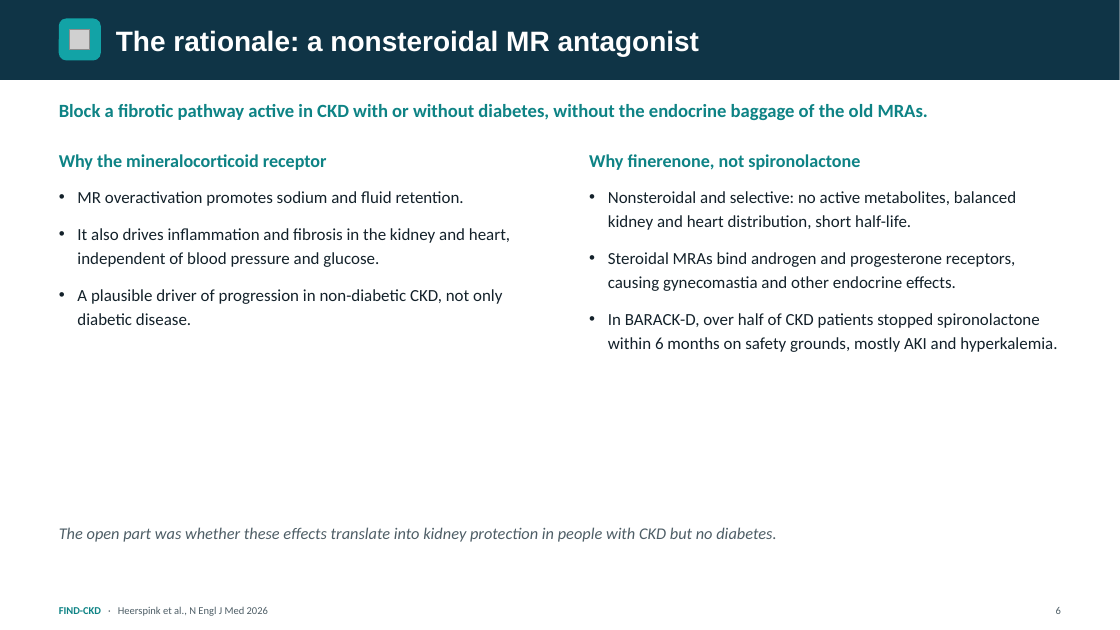
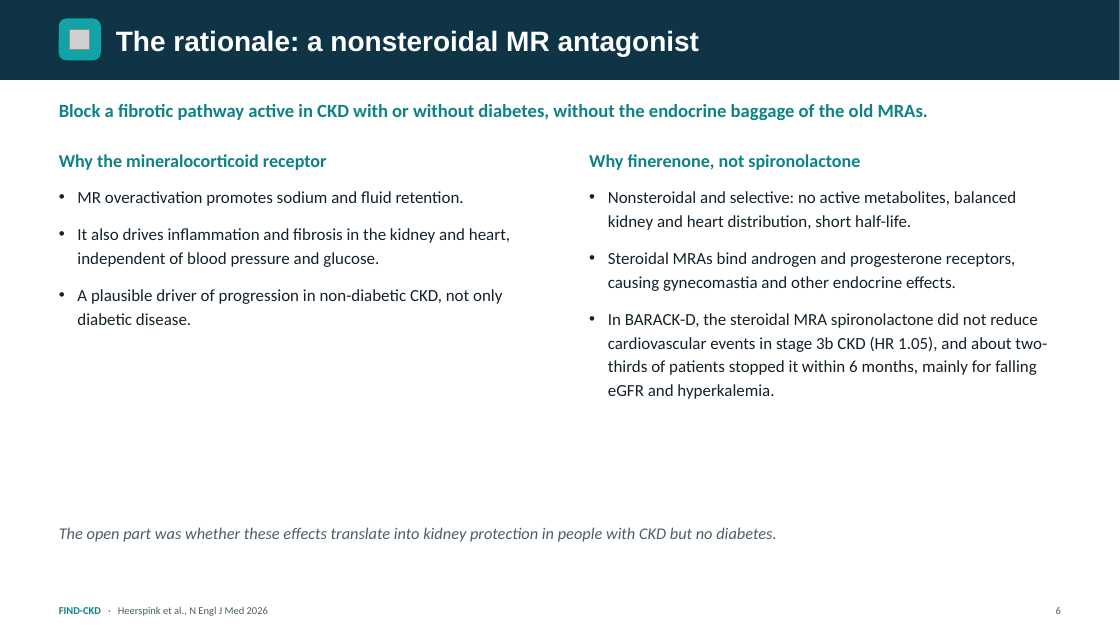
Before and after one commit to azbargarawan-sudo/clickwriting-landing, a slide deck: slide 6 of FIND-CKD.pptx. Drawn at 1120x630 pixels with LibreOffice and Linux fonts; fonts in the diff are those of the drawing; grey boxes stand for pictures. Boxes give left, top, right and bottom in pixels: in the first picture for what was removed or moved away, otherwise in the second. Text is boxed around its words. In the diff, an @@ line names an element or a change of style, - is before the commit and + after.

```diff
--- a/FIND-CKD.pptx
+++ b/FIND-CKD.pptx
@@ text at (608, 313, 1047, 399): text changed @@
-• In BARACK-D, over half of CKD patients stopped spironolactone within 6 months on safety grounds, mostly AKI and hyperkalemia.
+• In BARACK-D, the steroidal MRA spironolactone did not reduce cardiovascular events in stage 3b CKD (HR 1.05), and about two-thirds of patients stopped it within 6 months, mainly for falling eGFR and hyperkalemia.
```
Also in this commit, not shown: 2 other slides changed, 1 slide added, 1 slide removed.
